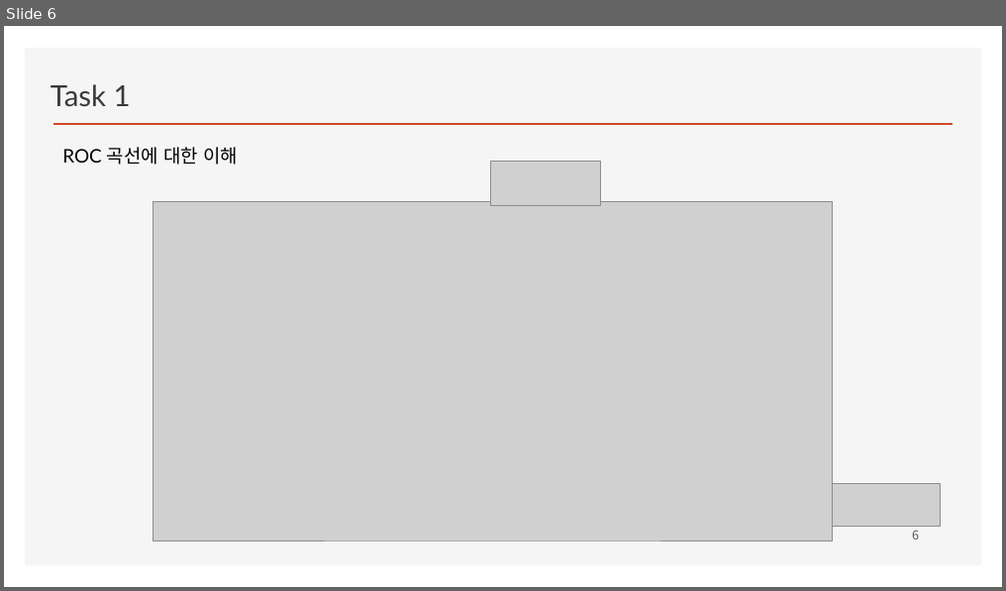
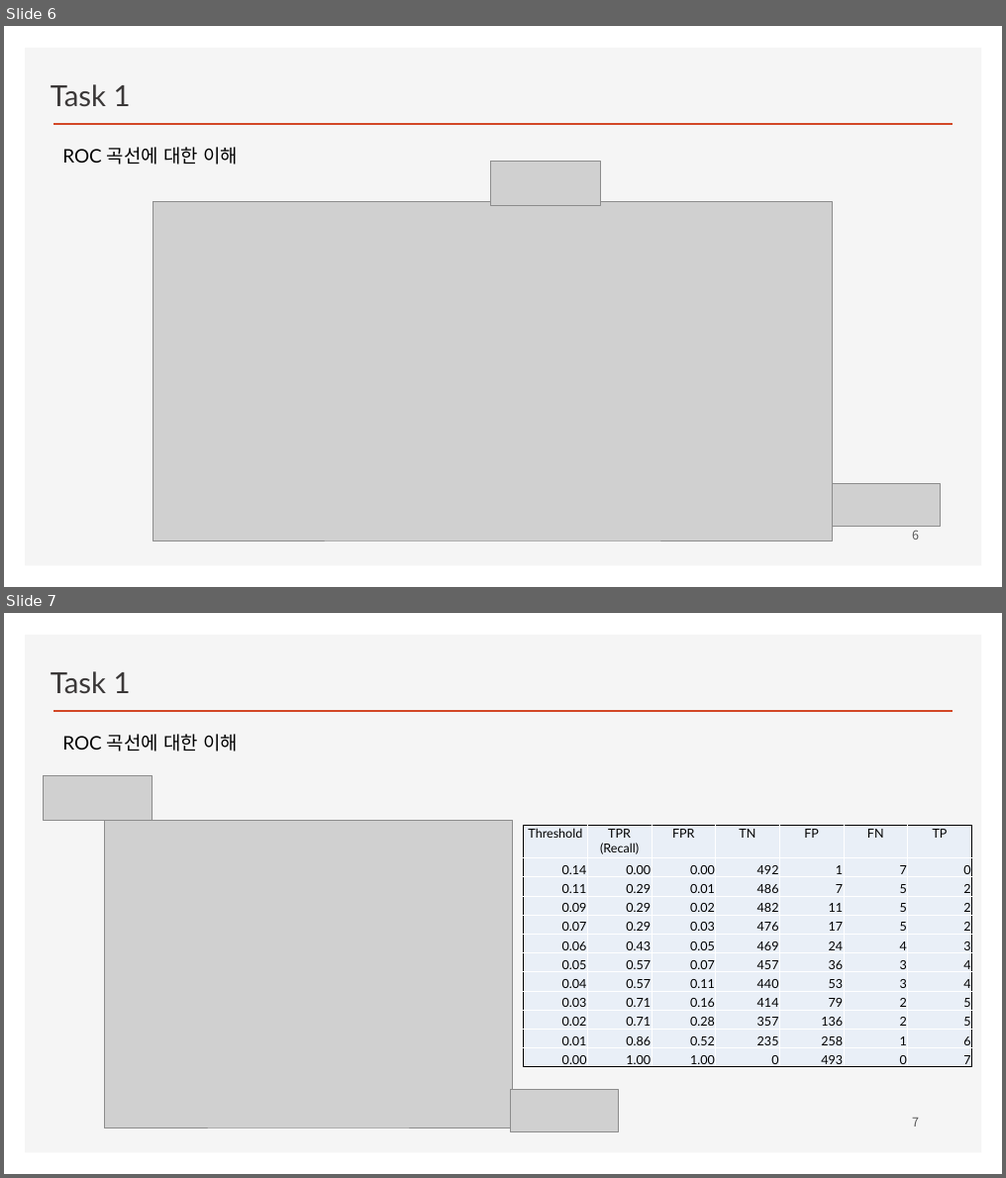
Before and after one commit to ancestor9/2026_Fall_Machine-Learning, a slide deck: 02_Imbalanced data.pptx. Shown one above the other, each under a label of ours: slide 6 before the commit, slides 6 and 7 after it. The pictures are 1006x591 and 1006x1178 pixels, drawn with LibreOffice and Linux fonts; fonts in the diff are those of the drawing; grey boxes stand for pictures; background and template pictures are left out. Boxes give left, top, right and bottom in pixels: in the first picture for what was removed or moved away, otherwise in the second. Text is boxed around its words. In the diff, an @@ line names an element or a change of style, - is before the commit and + after.

```diff
--- a/02_Imbalanced data.pptx
+++ b/02_Imbalanced data.pptx
@@ slide 7 added at [4, 613, 1002, 1174], background #FFFFFF; not listed: 2 template elements that a slide beside it also shows @@
@@ text added at [51, 671, 131, 694], 28 pt, text #3B3838 @@
+Task 1
@@ text added at [62, 734, 238, 752], 18 pt, text #000000 @@
+ROC 곡선에 대한 이해
@@ picture added at [43, 775, 152, 820] @@
@@ picture added at [104, 820, 513, 1128] @@
@@ table added at [524, 826, 974, 1071], 12 rows, 7 columns @@
+Threshold | TPR (Recall) | FPR | TN | FP | FN | TP
+0.14 | 0.00 | 0.00 | 492 | 1 | 7 | 0
+0.11 | 0.29 | 0.01 | 486 | 7 | 5 | 2
+0.09 | 0.29 | 0.02 | 482 | 11 | 5 | 2
+0.07 | 0.29 | 0.03 | 476 | 17 | 5 | 2
+0.06 | 0.43 | 0.05 | 469 | 24 | 4 | 3
+0.05 | 0.57 | 0.07 | 457 | 36 | 3 | 4
+0.04 | 0.57 | 0.11 | 440 | 53 | 3 | 4
+0.03 | 0.71 | 0.16 | 414 | 79 | 2 | 5
+0.02 | 0.71 | 0.28 | 357 | 136 | 2 | 5
+0.01 | 0.86 | 0.52 | 235 | 258 | 1 | 6
+0.00 | 1.00 | 1.00 | 0 | 493 | 0 | 7
@@ picture added at [510, 1090, 619, 1132] @@
@@ page number added at [912, 1118, 919, 1127], 12 pt, text #595959 @@
+7
```
Also in this commit, not shown: 1 slide changed.
